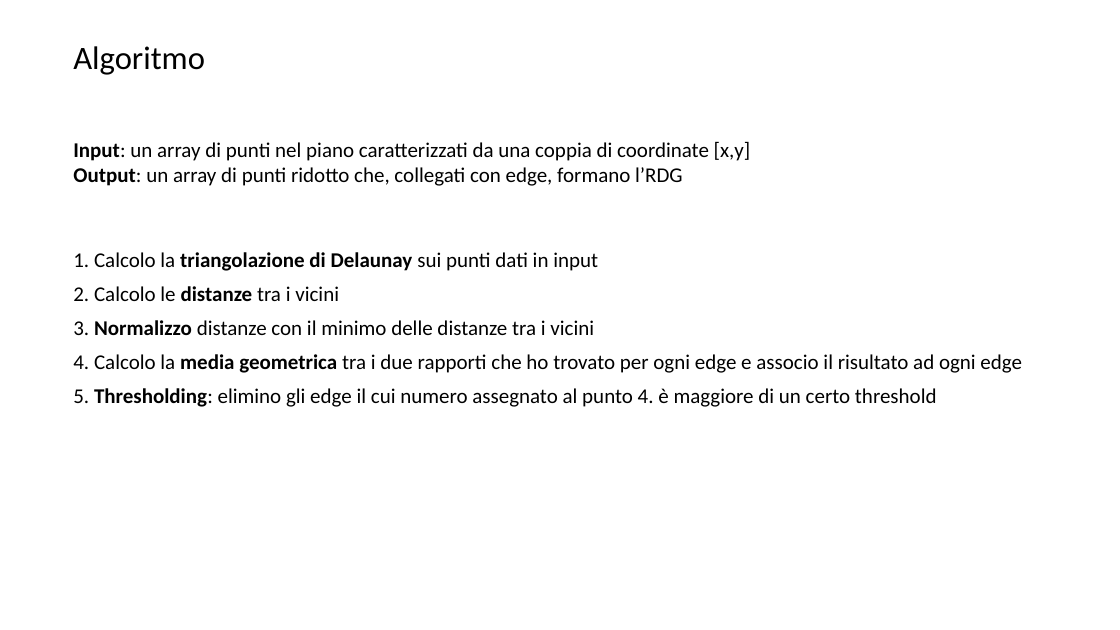
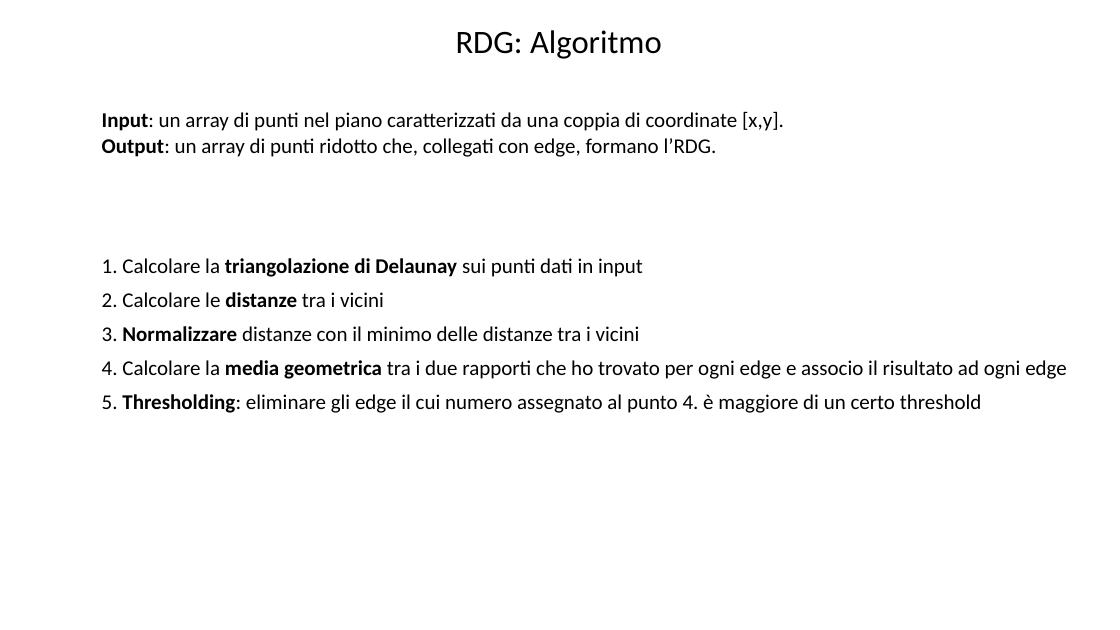
Before and after one commit to Teolul/Dot_Patterns_Perceptual_Grouping_RDG_vs_K-means, a slide deck: slide 10 of presentation.pptx (slide 8 before the commit). Drawn at 1120x630 pixels with LibreOffice and Linux fonts; fonts in the diff are those of the drawing; background and template pictures are left out. Boxes give left, top, right and bottom in pixels: in the first picture for what was removed or moved away, otherwise in the second. Text is boxed around its words. In the diff, an @@ line names an element or a change of style, - is before the commit and + after.

```diff
--- a/presentation.pptx
+++ b/presentation.pptx
@@ text at bbox=[456, 30, 662, 59]: text changed @@
-Algoritmo
+RDG: Algoritmo
@@ text at bbox=[102, 111, 784, 157]: text changed @@
-Input: un array di punti nel piano caratterizzati da una coppia di coordinate [x,y]
-Output: un array di punti ridotto che, collegati con edge, formano l’RDG
+Input: un array di punti nel piano caratterizzati da una coppia di coordinate [x,y].
+Output: un array di punti ridotto che, collegati con edge, formano l’RDG.
@@ text at bbox=[102, 258, 643, 277]: text changed @@
-1. Calcolo la triangolazione di Delaunay sui punti dati in input
+1. Calcolare la triangolazione di Delaunay sui punti dati in input
@@ text at bbox=[102, 292, 384, 307]: text changed @@
-2. Calcolo le distanze tra i vicini
+2. Calcolare le distanze tra i vicini
@@ text at bbox=[102, 326, 640, 341]: text changed @@
-3. Normalizzo distanze con il minimo delle distanze tra i vicini
+3. Normalizzare distanze con il minimo delle distanze tra i vicini
@@ text at bbox=[102, 360, 1067, 379]: text changed @@
-4. Calcolo la media geometrica tra i due rapporti che ho trovato per ogni edge e associo il risultato ad ogni edge
+4. Calcolare la media geometrica tra i due rapporti che ho trovato per ogni edge e associo il risultato ad ogni edge
@@ text at bbox=[102, 394, 982, 413]: text changed @@
-5. Thresholding: elimino gli edge il cui numero assegnato al punto 4. è maggiore di un certo threshold
+5. Thresholding: eliminare gli edge il cui numero assegnato al punto 4. è maggiore di un certo threshold
```
Also in this commit, not shown: 7 other slides changed, 5 slides added, 1 slide removed, 5 other files.
